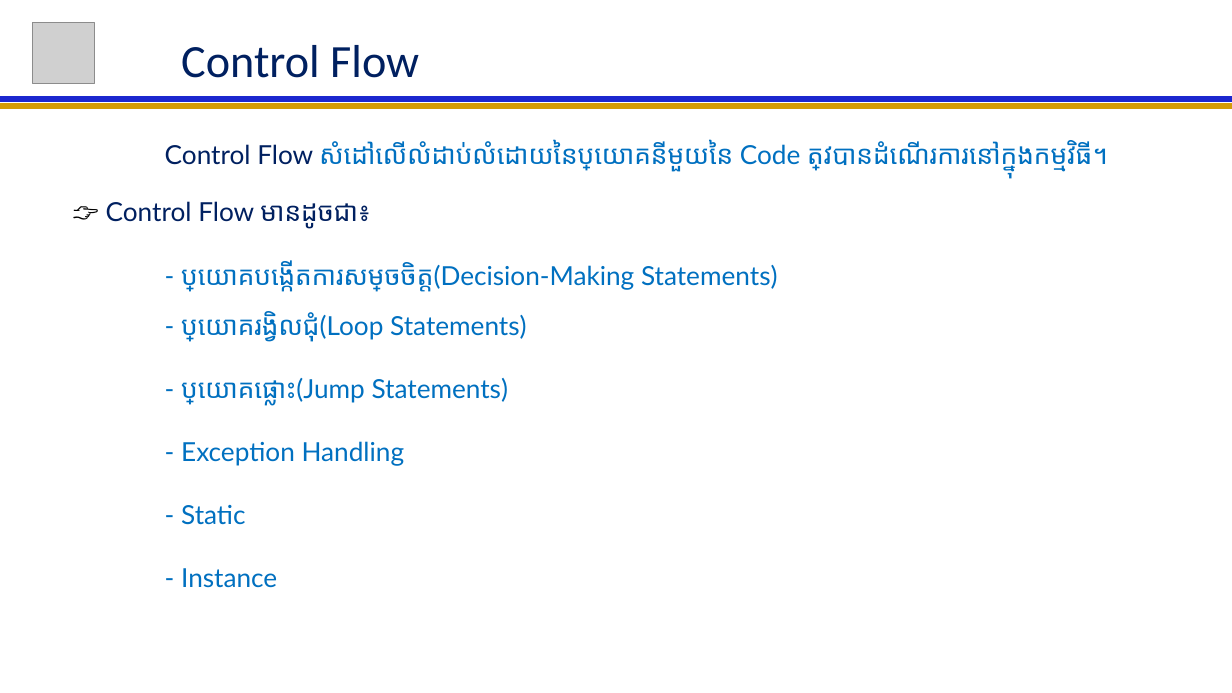
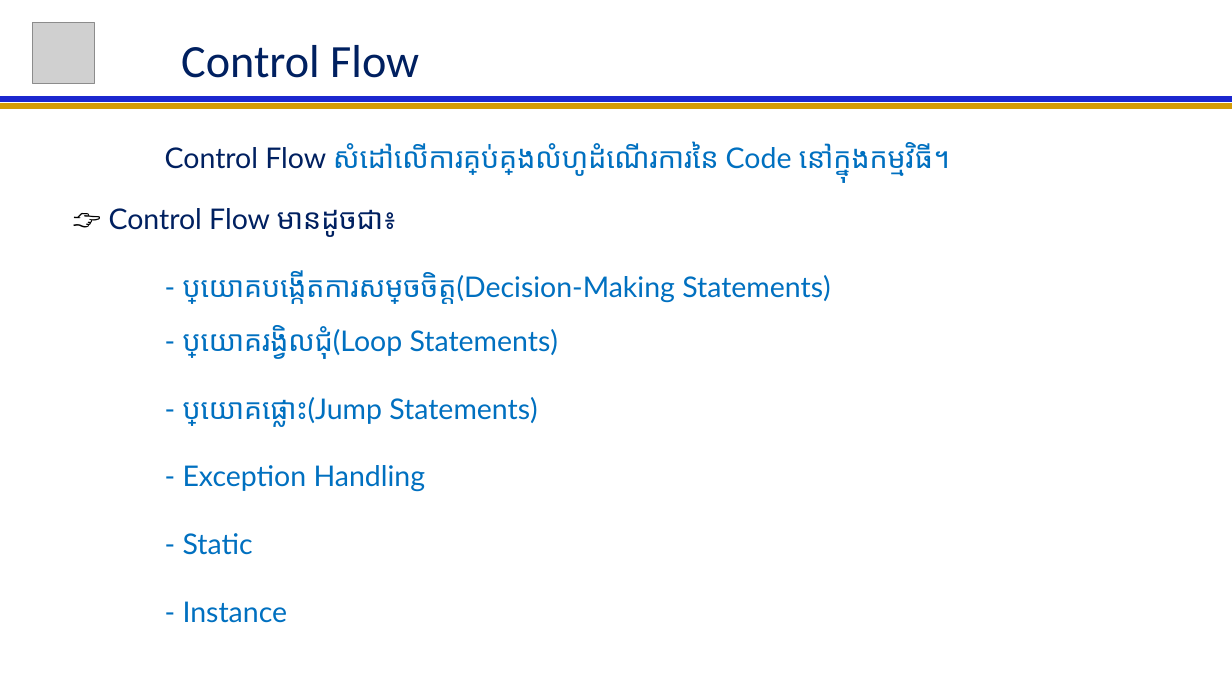
Before and after one commit to NGOUNCHHENGHY/ACLEDA-Java-For-Beginer, a slide deck: slide 22 of Java For Beginer Lession.pptx. Drawn at 1232x693 pixels with LibreOffice and Linux fonts; fonts in the diff are those of the drawing; grey boxes stand for pictures. Boxes give left, top, right and bottom in pixels: in the first picture for what was removed or moved away, otherwise in the second. Text is boxed around its words. In the diff, an @@ line names an element or a change of style, - is before the commit and + after.

```diff
--- a/Java For Beginer Lession.pptx
+++ b/Java For Beginer Lession.pptx
@@ subtitle at <box>165,141,950,176</box>: text changed; size 20.4 to 22.2 pt @@
-Control Flow សំដៅលើលំដាប់លំដោយនៃប្រយោគនីមួយនៃ Code ត្រូវបានដំណើរការនៅក្នុងកម្មវិធី។
+Control Flow សំដៅលើការគ្រប់គ្រងលំហូដំណើរការនៃ Code នៅក្នុងកម្មវិធី។
@@ subtitle at <box>109,208,830,623</box>: size 20.4 to 22.2 pt in "👉 Control Flow មានដូចជា៖", "- ប្រយោគបង្កើតការសម្រចចិត្ត(Decision-Making Statements) - ប្ ...", "- ប្រយោគផ្លោះ(Jump Statements)", "- Exception Handling" and 2 more places @@
```
Also in this commit, not shown: 2 other slides changed, 5 slides added.
